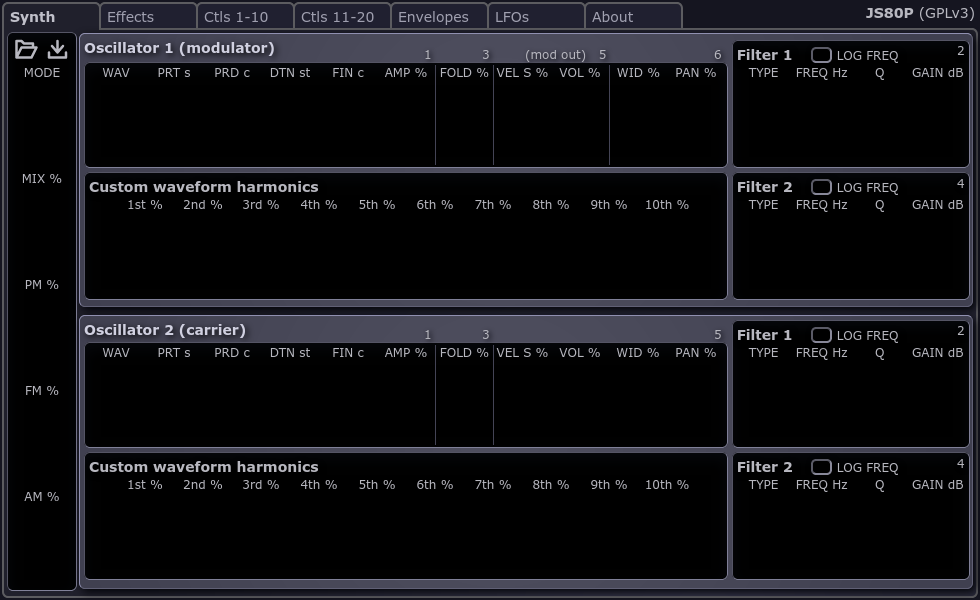
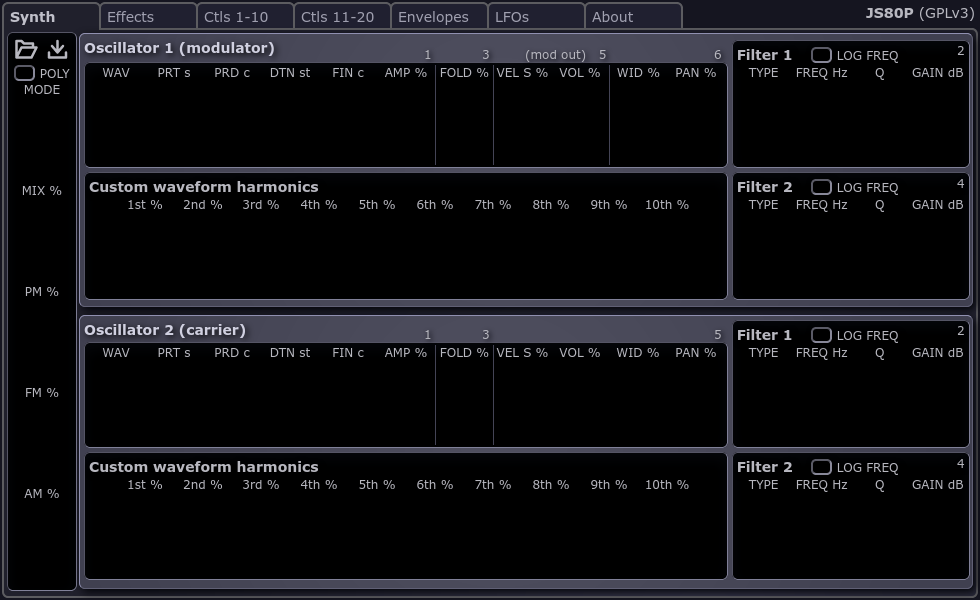
Layers edited between the first and the second 980px x 600px image:
painted on "synth" over (3, 2, 970, 580)
